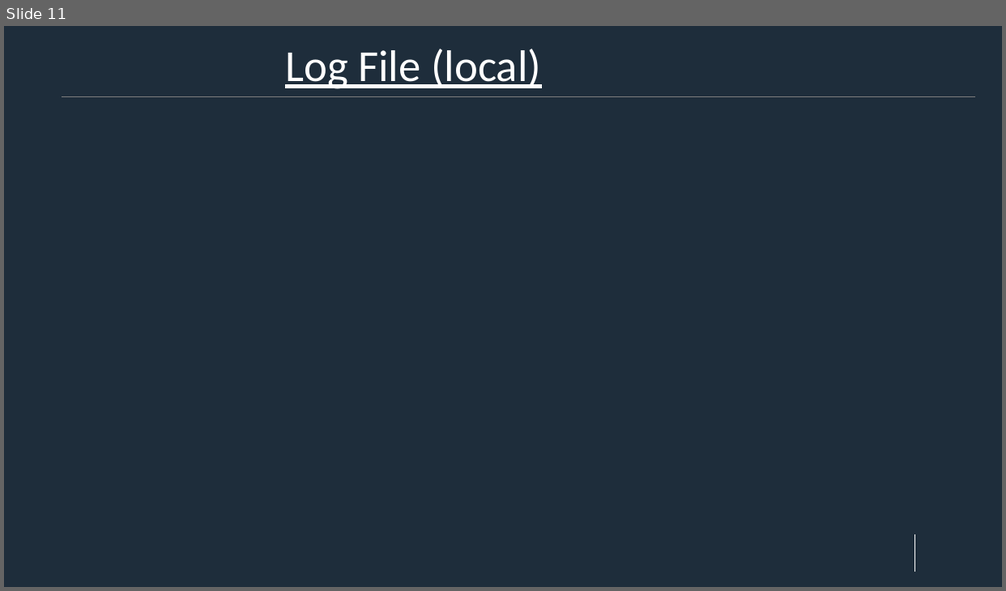
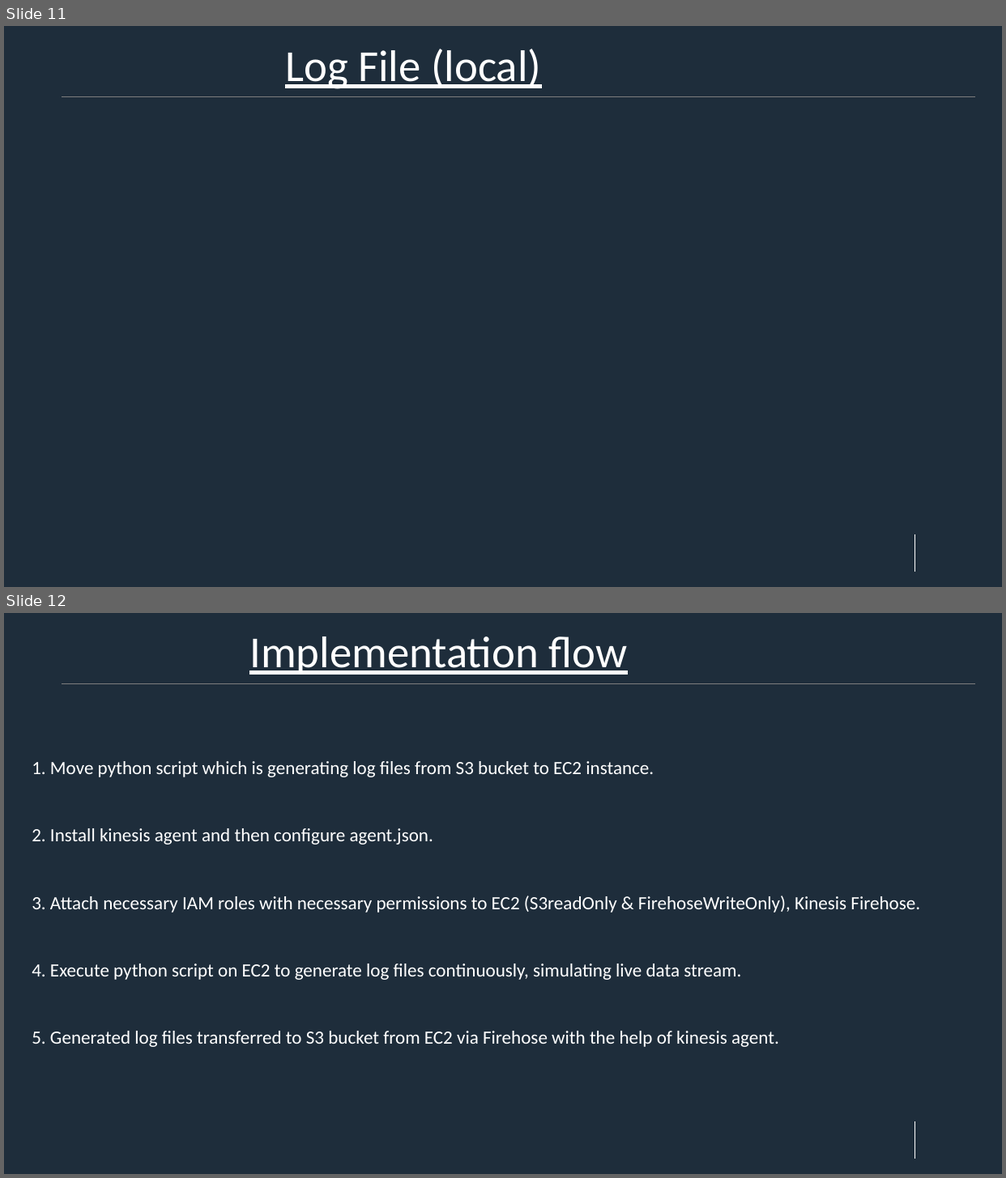
Before and after one commit to RaktimRay/deloitte-case-study-2, a slide deck: AWS_Case_Study_2.pptx. Shown one above the other, each under a label of ours: slide 11 before the commit, slides 11 and 12 after it. The pictures are 1006x591 and 1006x1178 pixels, drawn with LibreOffice and Linux fonts; fonts in the diff are those of the drawing; background and template pictures are left out; a plain dark background stands for a picture behind light text. Boxes give left, top, right and bottom in pixels: in the first picture for what was removed or moved away, otherwise in the second. Text is boxed around its words. In the diff, an @@ line names an element or a change of style, - is before the commit and + after.

```diff
--- a/AWS_Case_Study_2.pptx
+++ b/AWS_Case_Study_2.pptx
@@ slide 12 added at <box>4,613,1002,1174</box>, background #FFFFFF; not listed: 3 template elements that a slide beside it also shows @@
@@ title added at <box>249,636,627,675</box>, 42.7 pt, text #FFFFFF, underline @@
+Implementation flow
@@ text added at <box>32,761,920,1047</box>, 18 pt, text #FFFFFF @@
+1. Move python script which is generating log files from S3 bucket to EC2 instance.
+2. Install kinesis agent and then configure agent.json.
+3. Attach necessary IAM roles with necessary permissions to EC2 (S3readOnly & FirehoseWriteOnly), Kinesis Firehose.
+4. Execute python script on EC2 to generate log files continuously, simulating live data stream.
+5. Generated log files transferred to S3 bucket from EC2 via Firehose with the help of kinesis agent.
```
Also in this commit, not shown: 2 other slides added, 2 other files.
